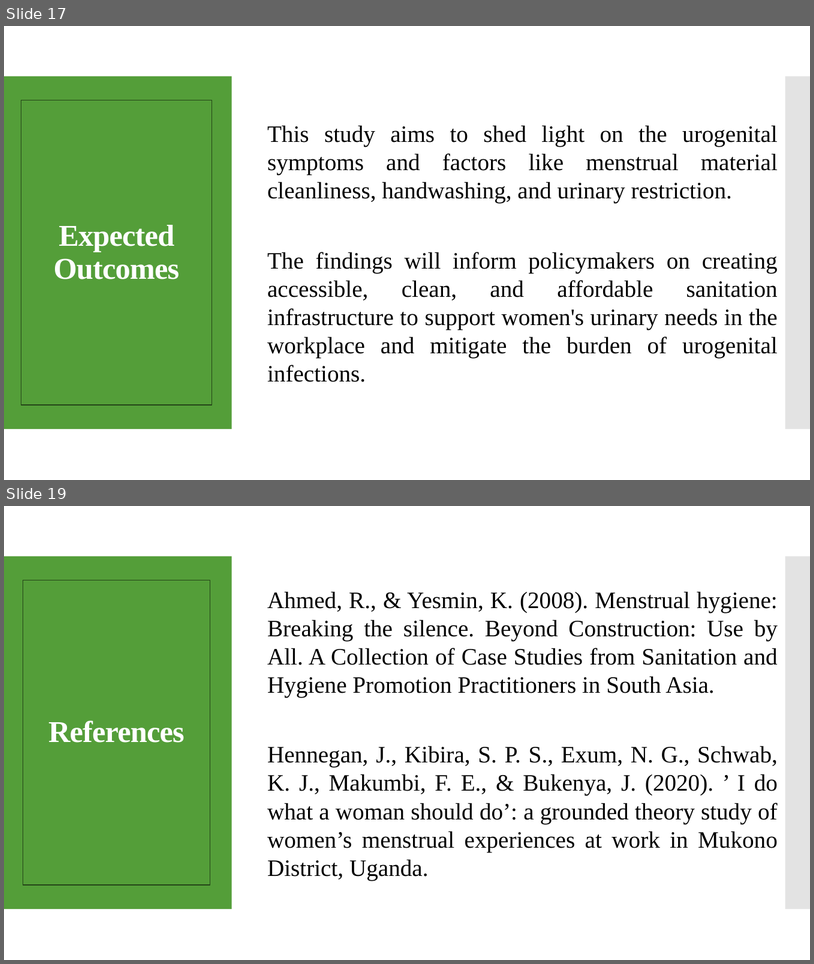
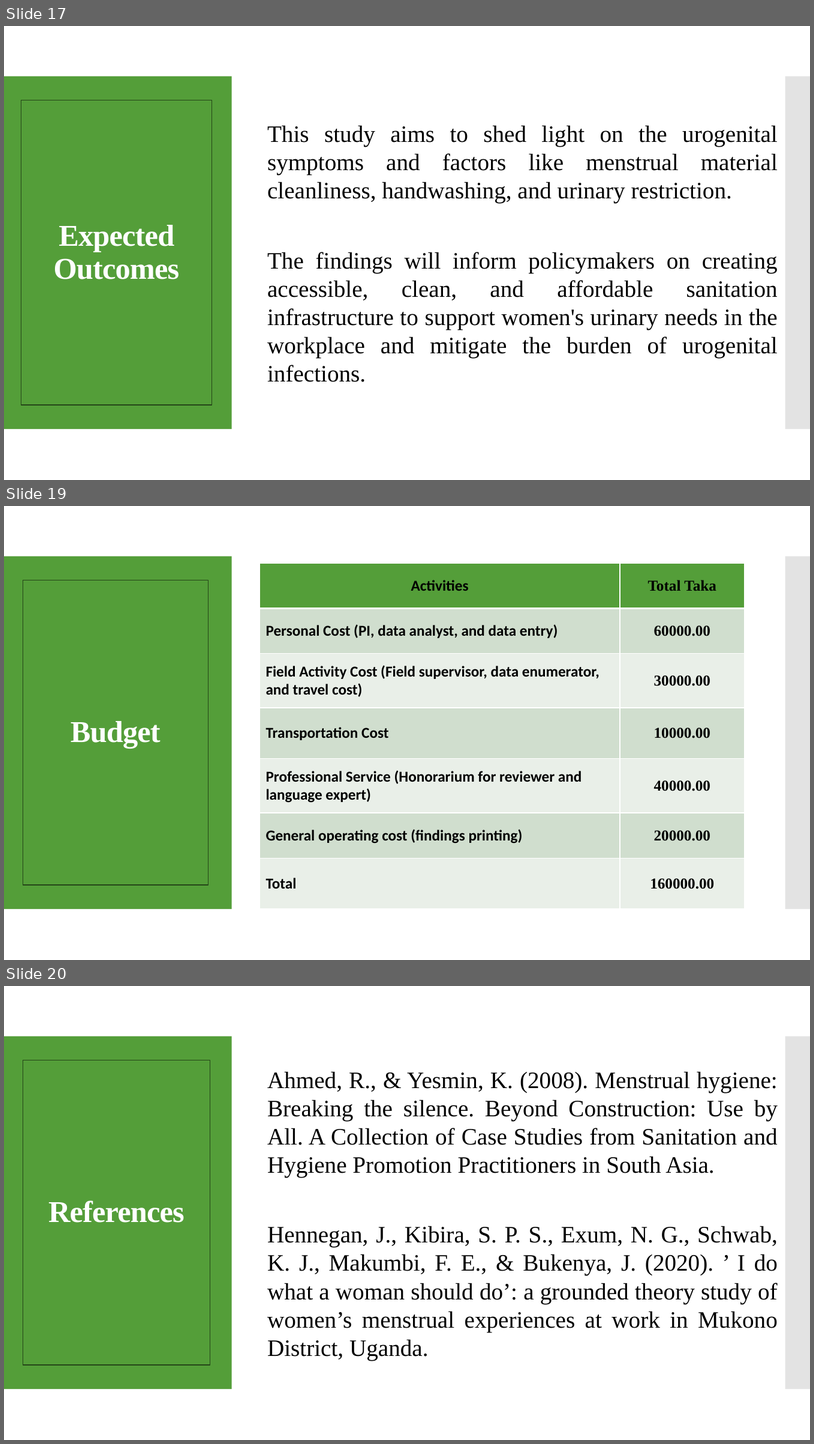
Before and after one commit to nayeemlab/Client-Task, a slide deck: Personal Proposal/Factors Associated with Menstrual Hygiene^J Workplace Sanitation.pptx. Shown one above the other, each under a label of ours: slides 17 and 19 before the commit, slides 17, 19 and 20 after it; the slides between them are not shown. The pictures are 814x964 and 814x1444 pixels, drawn with LibreOffice and Linux fonts; fonts in the diff are those of the drawing. Boxes give left, top, right and bottom in pixels: in the first picture for what was removed or moved away, otherwise in the second. Text is boxed around its words. In the diff, an @@ line names an element or a change of style, - is before the commit and + after.

```diff
--- a/Personal Proposal/Factors Associated with Menstrual Hygiene^J Workplace Sanitation.pptx
+++ b/Personal Proposal/Factors Associated with Menstrual Hygiene^J Workplace Sanitation.pptx
@@ slide 19 added at (4, 506, 810, 960), background #FFFFFF; not listed: 2 template elements that a slide beside it also shows @@
@@ table added at (260, 563, 745, 908), 7 rows, 2 columns @@
+Activities | Total Taka
+Personal Cost (PI, data analyst, and data entry) | 60000.00
+Field Activity Cost (Field supervisor, data enumerator, and travel cost) | 30000.00
+Transportation Cost | 10000.00
+Professional Service (Honorarium for reviewer and language expert) | 40000.00
+General operating cost (findings printing) | 20000.00
+Total | 160000.00
@@ title added at (23, 580, 208, 885), fill #549E39, outline #254519 0.85 pt, 36 pt, text #FFFFFF, bold @@
+Budget
@@ what was slide 19 is now slide 20 @@
```
Also in this commit, not shown: 2 slides changed, 4 other files.
